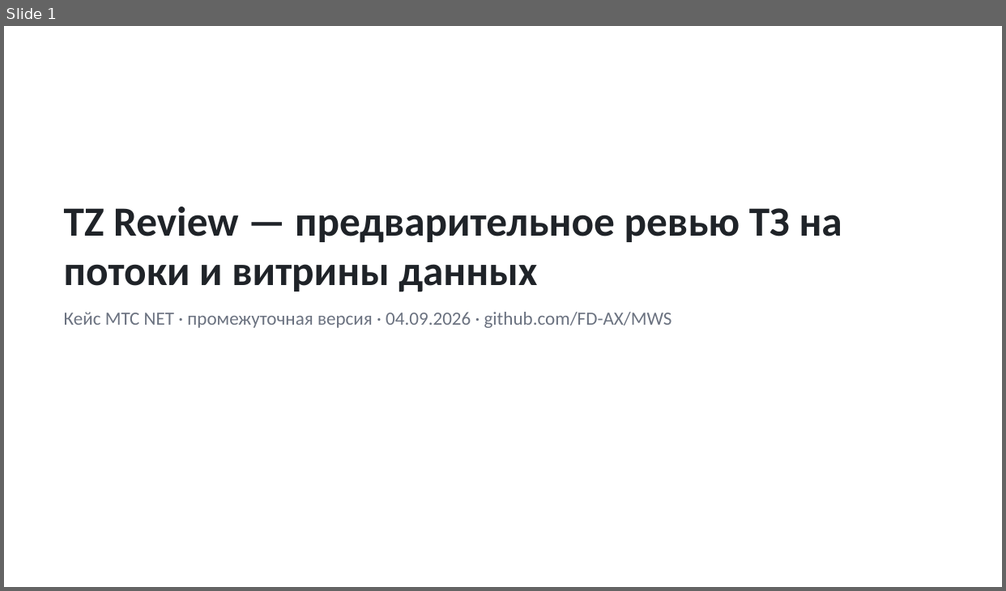
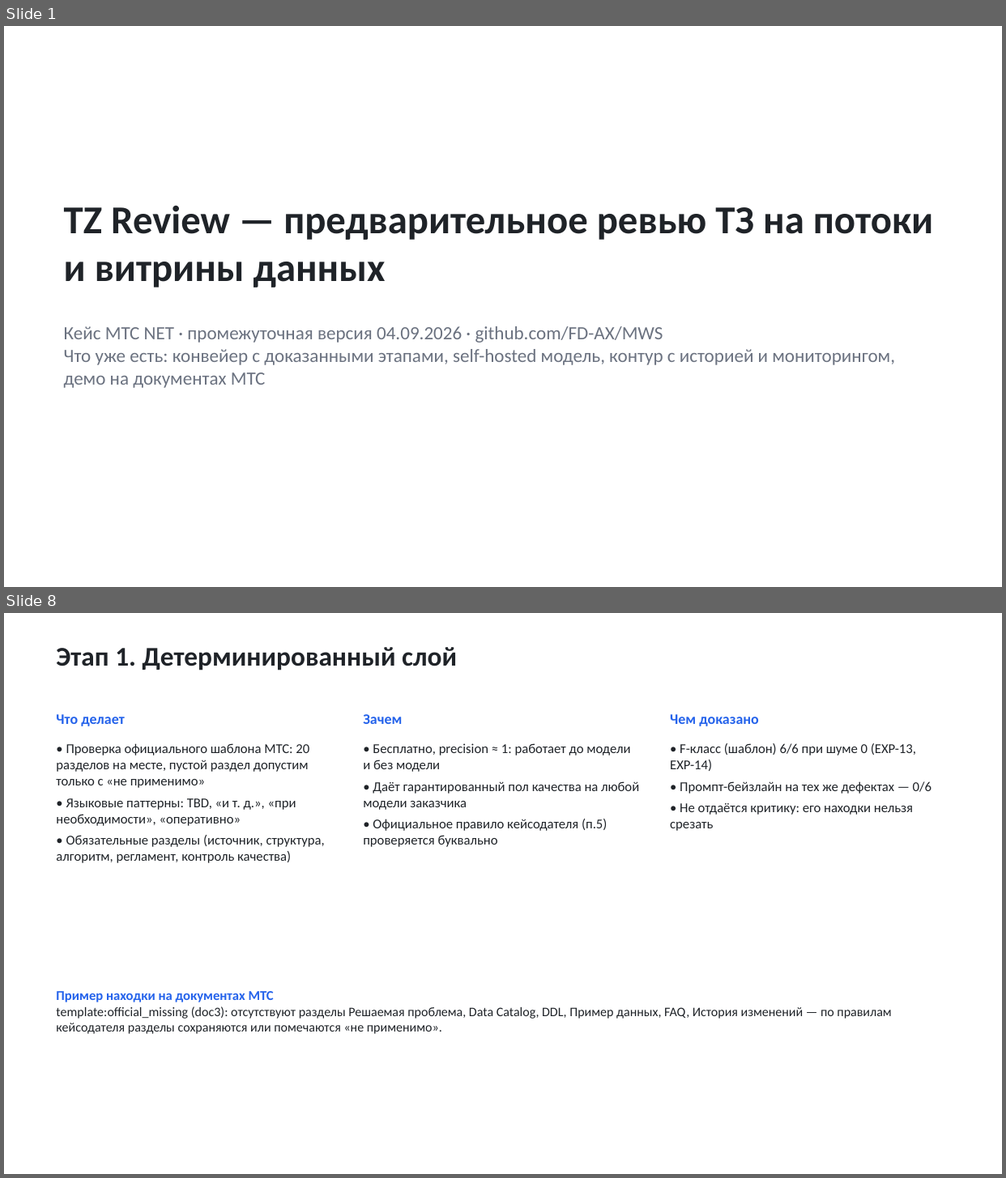
Before and after one commit to FD-AX/MWS, a slide deck: deliverables/interim/TZ_Review_interim.pptx. Shown one above the other, each under a label of ours: slide 1 before the commit, slides 1 and 8 after it; the slides between them are not shown. The pictures are 1006x591 and 1006x1178 pixels, drawn with LibreOffice and Linux fonts; fonts in the diff are those of the drawing. Boxes give left, top, right and bottom in pixels: in the first picture for what was removed or moved away, otherwise in the second. Text is boxed around its words. In the diff, an @@ line names an element or a change of style, - is before the commit and + after.

```diff
--- a/deliverables/interim/TZ_Review_interim.pptx
+++ b/deliverables/interim/TZ_Review_interim.pptx
@@ slide 8 added at box(4, 613, 1002, 1174), background #FFFFFF @@
@@ text added at box(56, 647, 457, 671), 26 pt, text #1F2328, bold @@
+Этап 1. Детерминированный слой
@@ text added at box(56, 714, 124, 726), 14 pt, text #2563EB, bold @@
+Что делает
@@ text added at box(363, 714, 402, 724), 14 pt, text #2563EB, bold @@
+Зачем
@@ text added at box(670, 714, 759, 726), 14 pt, text #2563EB, bold @@
+Чем доказано
@@ text added at box(56, 743, 325, 863), 13 pt, text #1F2328 @@
+• Проверка официального шаблона МТС: 20 разделов на месте, пустой раздел допустим только с «не применимо»
+• Языковые паттерны: TBD, «и т. д.», «при необходимости», «оперативно»
+• Обязательные разделы (источник, структура, алгоритм, регламент, контроль качества)
@@ text added at box(363, 743, 639, 847), 13 pt, text #1F2328 @@
+• Бесплатно, precision ≈ 1: работает до модели и без модели
+• Даёт гарантированный пол качества на любой модели заказчика
+• Официальное правило кейсодателя (п.5) проверяется буквально
@@ text added at box(670, 743, 931, 831), 13 pt, text #1F2328 @@
+• F-класс (шаблон) 6/6 при шуме 0 (EXP-13, EXP-14)
+• Промпт-бейзлайн на тех же дефектах — 0/6
+• Не отдаётся критику: его находки нельзя срезать
@@ text added at box(56, 991, 891, 1034), 12.5 pt, text #1F2328 @@
+Пример находки на документах МТС
+template:official_missing (doc3): отсутствуют разделы Решаемая проблема, Data Catalog, DDL, Пример данных, FAQ, История изменений — по правилам кейсодателя разделы сохраняются или помечаются «не применимо».
@@ slide 1 changed as well @@
@@ text "TZ Review — предварительное ревью ..." at box(64, 205, 933, 288): size 40 to 38 pt @@
@@ text at box(64, 327, 895, 388): text changed @@
-Кейс МТС NET · промежуточная версия · 04.09.2026 · github.com/FD-AX/MWS
+Кейс МТС NET · промежуточная версия 04.09.2026 · github.com/FD-AX/MWS
+Что уже есть: конвейер с доказанными этапами, self-hosted модель, контур с историей и мониторингом, демо на документах МТС
```
Also in this commit, not shown: 4 other slides changed, 16 other slides added, 7 slides removed, 7 other files.
